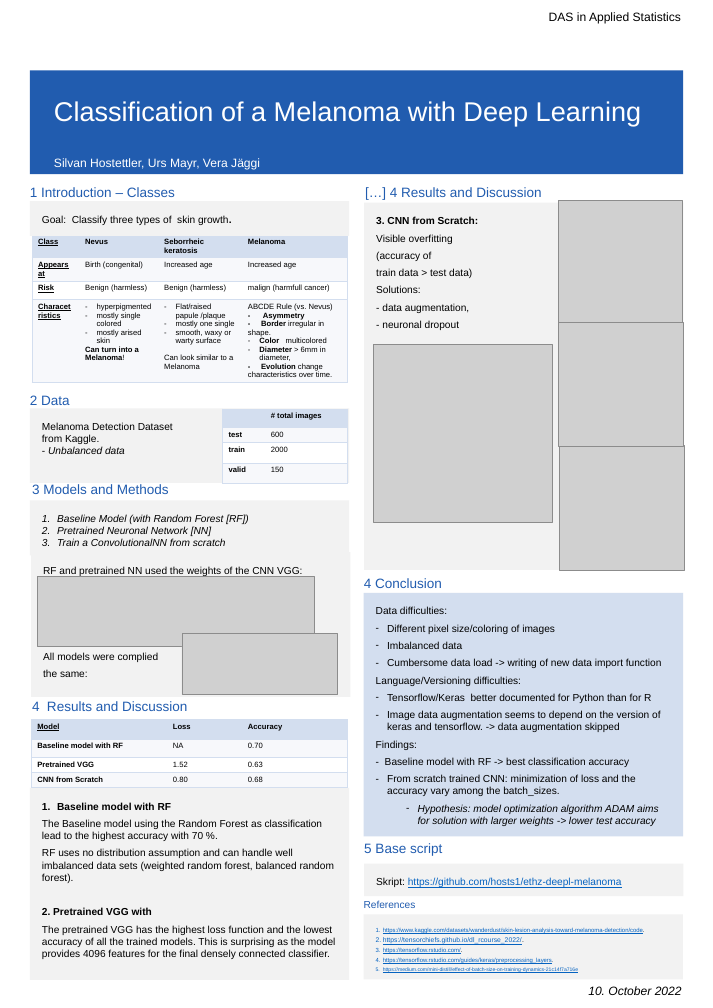
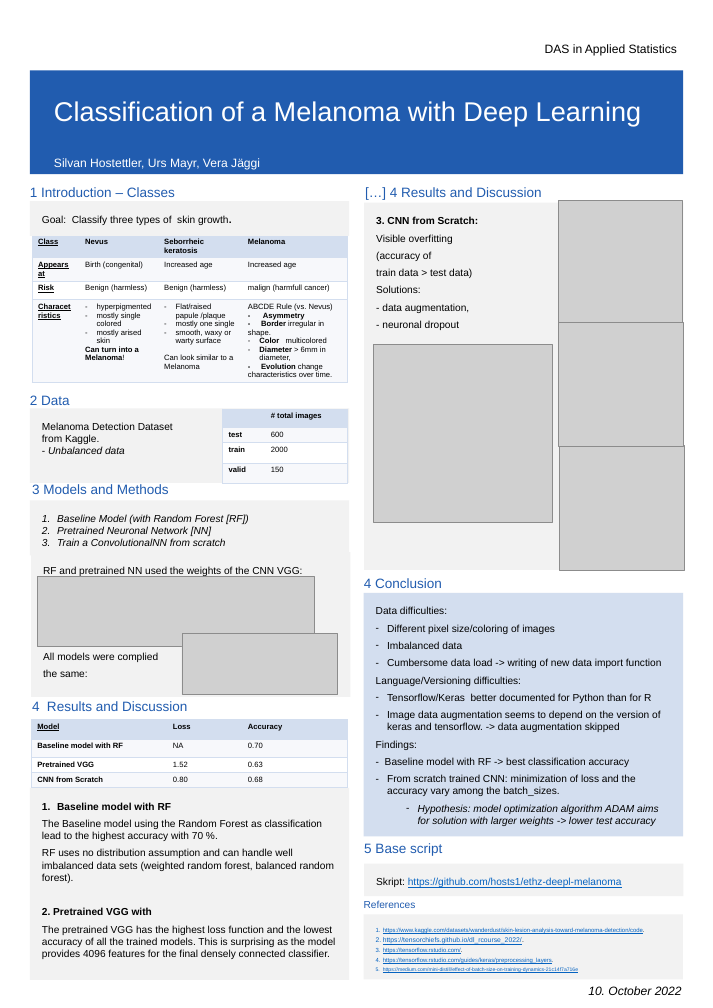
Before and after one commit to hosts1/ethz-deepl-melanoma, a slide deck: slide 1 of Melanoma_prediction_NN_V3.pptx. Drawn at 713x1008 pixels with LibreOffice and Linux fonts; fonts in the diff are those of the drawing; grey boxes stand for pictures; background and template pictures are left out. Boxes give left, top, right and bottom in pixels: in the first picture for what was removed or moved away, otherwise in the second. Text is boxed around its words. In the diff, an @@ line names an element or a change of style, - is before the commit and + after.

```diff
--- a/Melanoma_prediction_NN_V3.pptx
+++ b/Melanoma_prediction_NN_V3.pptx
@@ text "DAS in Applied Statistics": place and size @@
-text "DAS in Applied Statistics" at (549, 12, 681, 24)
+text "DAS in Applied Statistics" at (545, 44, 677, 56)
```
Also in this commit, not shown: 1 other file.
